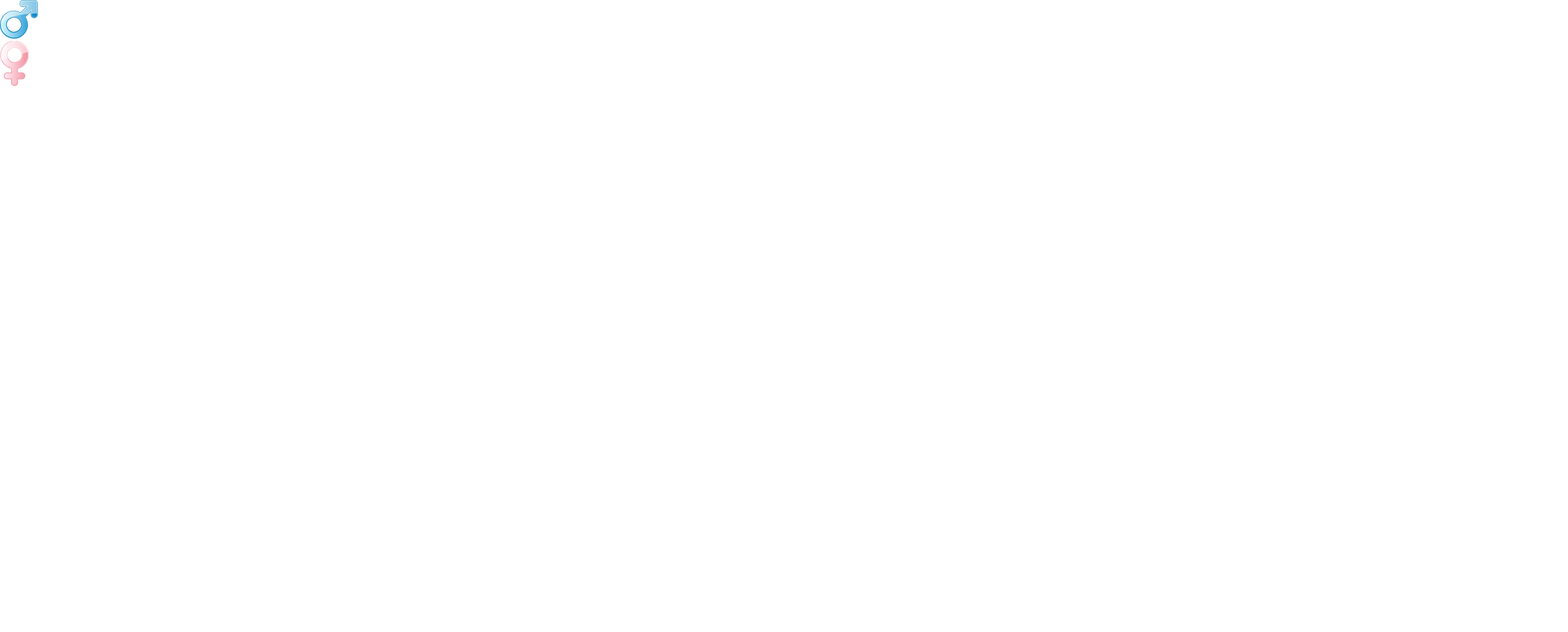
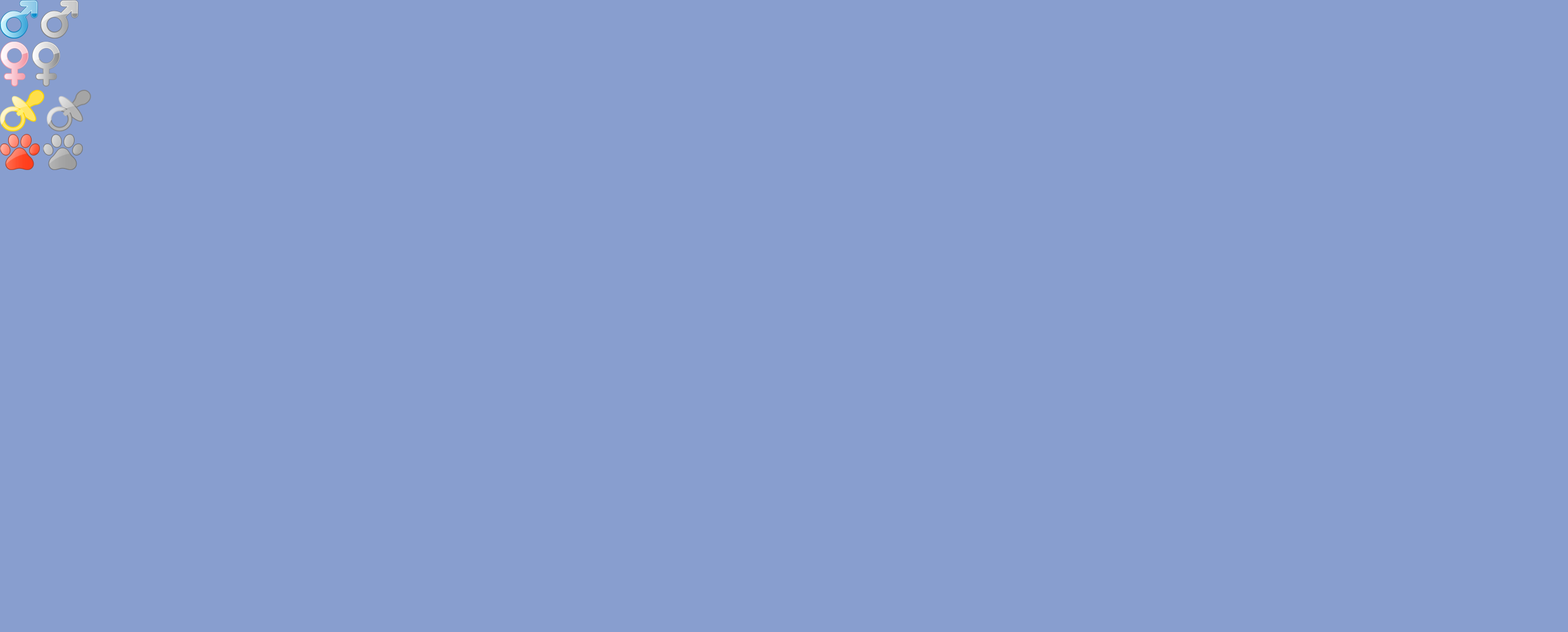
Two versions of the same layered image (1568 x 632). Layer-by-layer changes:
renamed "Layer 2" to "Layer 3", painted on it over box(0, 0, 79, 87)
removed layer "Layer 1" over box(0, 0, 38, 39)
added layer "Layer 9 copy" above "Layer 8 copy" over box(42, 134, 83, 166)
added layer "Layer 8 copy" above "Layer 9" over box(42, 134, 83, 171)
added layer "Layer 9" above "Layer 8" over box(0, 134, 40, 166)
added layer "Layer 8" above "Layer 5 copy" over box(0, 134, 40, 171)
added layer "Layer 5 copy" above "Layer 5" over box(46, 89, 92, 132)
added layer "Layer 5" above "Background" over box(0, 89, 45, 132)
showed "Background" over box(0, 0, 1568, 632)
